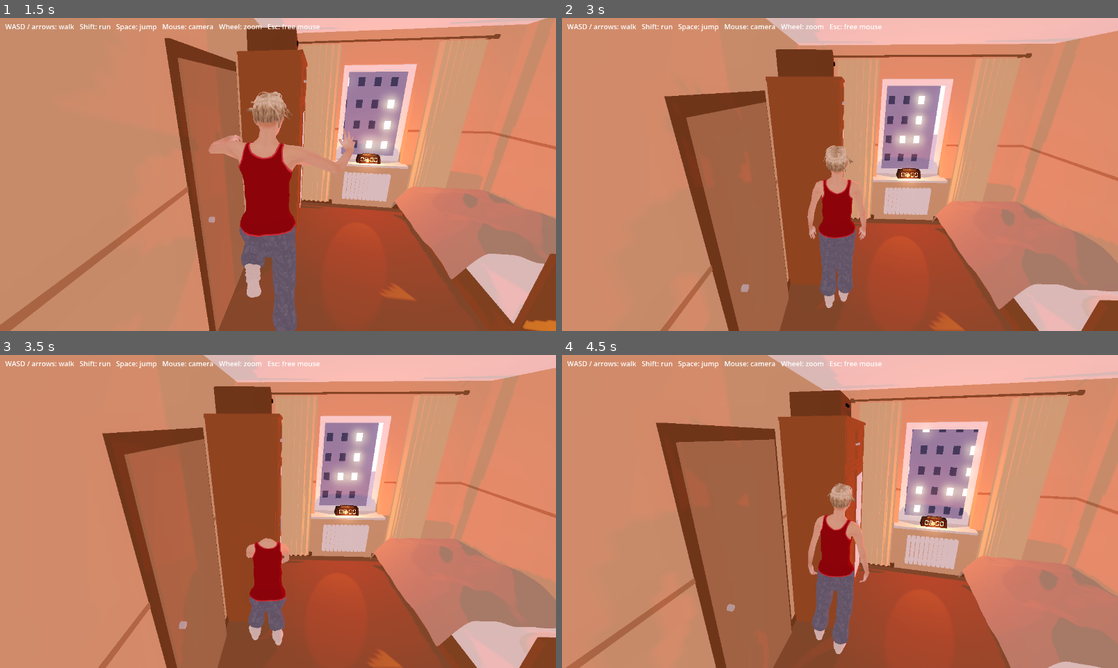
Above: before the commit, frames 1-4 (two rows, left to right).
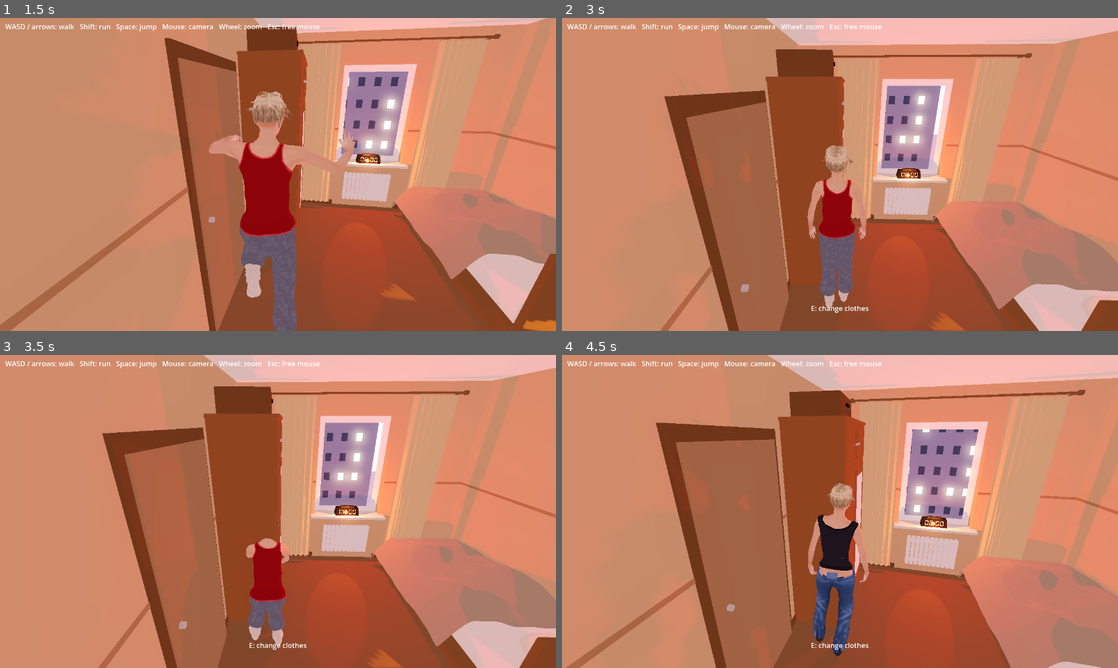
Above: after the commit, the same moments.

Repository: playkore/class-at-10
Game: Godot game, scene res://scenes/main.tscn
Two runs of this game, one before a commit and one after it. Both use one fixed random seed, a clock stepped at 60 frames per second and the inputs below.
Inputs (mouse positions are in pixels of both pictures, inside the frame that each line leads up to):
- Up to frame 1 (1.5 s): move the mouse to (305, 174) at 0.52 s; hold E (interact) 0.53-1.28 s; hold W (move_forward) from 0.53 s (still down); click (305, 174) at 0.67 s; tap Space (jump) at 0.77 s; move the mouse to (250, 174) at 1.27 s; tap Shift (run) at 1.35 s
- Up to frame 2 (3 s): keep holding W (move_forward); tap Space (jump) at 1.52 s; move the mouse to (851, 168) at 2.02 s; hold E (interact) 2.03-2.78 s; move the mouse to (834, 180) at 2.77 s; tap Shift (run) at 2.85 s; click (834, 180) at 2.92 s
- Up to frame 3 (3.5 s): keep holding W (move_forward); tap Space (jump) at 3.02 s
- Up to frame 4 (4.5 s): keep holding W (move_forward); move the mouse to (878, 514) at 3.52 s; hold E (interact) 3.53-4.28 s; tap Space (jump) at 3.77 s; move the mouse to (795, 508) at 4.27 s; tap Shift (run) at 4.35 s

Frame 1 is identical in both runs. In frame 2, less than 0.1% of the frame differs, in the area x 44-56%, y 92-95%; in frame 3, less than 0.1%; in frame 4, 2.4%, in the area x 44-56%, y 50-97%.

Commit message:
Change Anna into jeans, black socks and a black top at the wardrobe
Anna now has two outfits, home and street, both fitted and exported. E by the
wardrobe switches between them. The skin under her clothes is split by which
outfits cover it, so each outfit shows exactly the skin it leaves bare.

Co-Authored-By: Claude Opus 5.5 <noreply@anthropic.com>

Diff:
--- a/godot/scripts/main.gd
+++ b/godot/scripts/main.gd
@@ -6,10 +6,12 @@
 ##
 ## Walking up to the desk and pressing E swaps to the close-up desk view
 ## (desk_view.tscn); E again returns to walking. By the bed, E takes Anna's
-## clothes off, and E again puts them back on.
+## clothes off, and E again puts them back on. By the wardrobe, E switches her
+## outfit (and dresses her if she is undressed).
 ##
 ## Dev hooks: `godot --path godot -- --screenshot=/path/out.png` saves a frame and quits;
-## `-- --desk` starts in the desk view, `-- --undressed` without her clothes.
+## `-- --desk` starts in the desk view, `-- --undressed` without her clothes,
+## `-- --outfit=<name>` in another outfit.
 
 const LIGHT_SCALE := 900.0
 const DESK_LAMP_DIM := 0.35
@@ -20,12 +22,21 @@
 ## Bed frame footprint (x, z) and reach, as for the desk.
 const BED_RECT := Rect2(2.14, -3.30, 1.04, 2.04)
 const BED_REACH := 0.5
-## Anna's garments, and the skin under them that is only exported for undressing.
-const CLOTHES := ["Anna_TankTop", "Anna_Pants", "Anna_Socks"]
+## Wardrobe footprint (x, z) and reach.
+const CLOSET_RECT := Rect2(0.0, -3.3, 0.58, 1.1)
+const CLOSET_REACH := 0.6
+## Anna's outfits (OUTFITS in build_anna_mpfb.py); the wardrobe cycles through them.
+const OUTFITS := {
+	"home": ["Anna_TankTop", "Anna_Pants", "Anna_Socks"],
+	"street": ["Anna_BlackTop", "Anna_Jeans", "Anna_BlackSocks"],
+}
+## Skin that clothes hide: Anna_BodyCovered is under every outfit,
+## Anna_BodyCovered_<outfit> only under that one.
 const COVERED_SKIN := "Anna_BodyCovered"
 
 var desk_view: Node3D
 var undressed := false
+var outfit: String = OUTFITS.keys()[0]
 
 @onready var bedroom: Node3D = $Bedroom
 @onready var player: CharacterBody3D = $Player
@@ -47,7 +58,7 @@
 			light.light_energy *= DESK_LAMP_DIM
 		light.shadow_enabled = true
 	$Player/CameraPivot/SpringArm/Camera.make_current()
-	_set_undressed(false)
+	_dress()
 	if not InputMap.has_action("interact"):
 		InputMap.add_action("interact")
 		var ev := InputEventKey.new()
@@ -58,17 +69,23 @@
 		if arg == "--desk":
 			_enter_desk()
 		elif arg == "--undressed":
-			_set_undressed(true)
+			undressed = true
+			_dress()
+		elif arg.begins_with("--outfit="):
+			outfit = arg.trim_prefix("--outfit=")
+			_dress()
 		elif arg.begins_with("--screenshot="):
 			_screenshot(arg.trim_prefix("--screenshot="))
 
 
 func _process(_delta: float) -> void:
-	prompt.visible = desk_view == null and (_near_desk() or _near_bed())
+	prompt.visible = desk_view == null and (_near_desk() or _near_bed() or _near_closet())
 	if _near_desk():
 		prompt.text = "E: look at the desk"
 	elif _near_bed():
 		prompt.text = "E: get dressed" if undressed else "E: undress"
+	elif _near_closet():
+		prompt.text = "E: change clothes"
 
 
 func _unhandled_input(event: InputEvent) -> void:
@@ -79,7 +96,14 @@
 	elif _near_desk():
 		_enter_desk()
 	elif _near_bed():
-		_set_undressed(not undressed)
+		undressed = not undressed
+		_dress()
+	elif _near_closet():
+		if not undressed:
+			var names := OUTFITS.keys()
+			outfit = names[(names.find(outfit) + 1) % names.size()]
+		undressed = false
+		_dress()
 
 
 func _near_desk() -> bool:
@@ -90,17 +114,24 @@
 	return _near(BED_RECT, BED_REACH)
 
 
+func _near_closet() -> bool:
+	return _near(CLOSET_RECT, CLOSET_REACH)
+
+
 func _near(rect: Rect2, reach: float) -> bool:
 	var p := Vector2(player.global_position.x, player.global_position.z)
 	return p.distance_to(p.clamp(rect.position, rect.end)) < reach
 
 
-func _set_undressed(value: bool) -> void:
-	undressed = value
+## Shows the current outfit's clothes, or none if undressed, and the skin they leave bare.
+func _dress() -> void:
 	var model: Node3D = $Player/Model
-	for garment in CLOTHES:
-		model.find_child(garment, true, false).visible = not undressed
-	model.find_child(COVERED_SKIN, true, false).visible = undressed
+	for name in OUTFITS:
+		for garment in OUTFITS[name]:
+			model.find_child(garment, true, false).visible = not undressed and name == outfit
+	for skin in model.find_children(COVERED_SKIN + "*", "MeshInstance3D", true, false):
+		var covered_by := skin.name.trim_prefix(COVERED_SKIN).trim_prefix("_")
+		skin.visible = undressed or (covered_by != "" and covered_by != outfit)
 
 
 func _enter_desk() -> void:
Binary file changed: godot/assets/anna_animated.glb
Binary file added: godot/assets/anna_animated_Anna_BlackSocks.png
Not shown, added: godot/assets/anna_animated_Anna_BlackSocks.png.import
Binary file added: godot/assets/anna_animated_Anna_BlackTop.png
Not shown, added: godot/assets/anna_animated_Anna_BlackTop.png.import
Binary file added: godot/assets/anna_animated_Anna_Jeans.png
Not shown, added: godot/assets/anna_animated_Anna_Jeans.png.import
Not shown, changed: blender/README.md
Not shown, changed: blender/anna_mpfb.blend
Not shown, changed: blender/export/anna_animated.glb
Not shown, changed: blender/export/anna_mixamo_upload.fbx
Not shown, changed: blender/export/anna_mpfb.glb
(and 6 more such lines)
